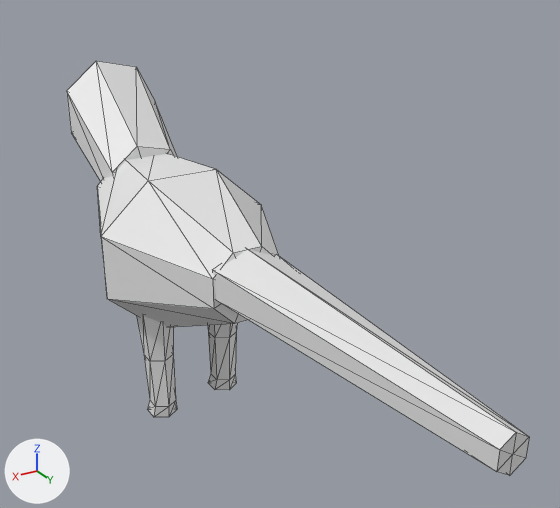
Renders of the OBJ model data/animals/arara/eat/1.obj from each side of a commit.
Before and after are seen from a 50 mm camera at (0.429, 0.984, 0.708) aimed at (-0.079, 0.137, 0.285). Every picture has the same lights, and +X, +Y and +Z are marked at lower left. The older version comes first. Mesh edges are drawn as thin lines. Where no turn or scale is listed for an object, it has been applied to the vertices.

The first picture shows 'arara_eat_1'.
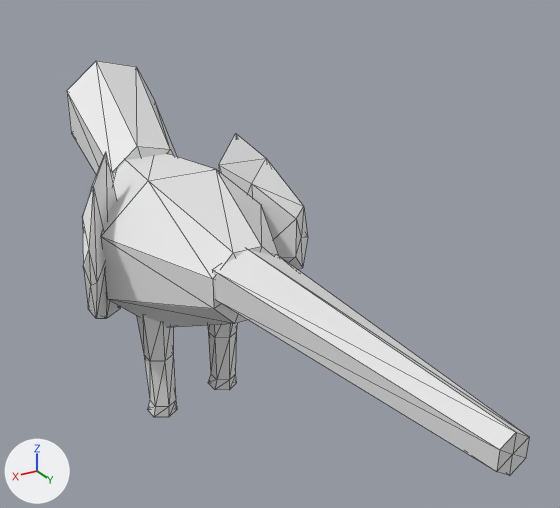
Changed parts and their boxes (x1, y1, x2, y2) in the pictures (560 x 508 px):
part 1 of me_arara_eat_1, added
    after: (219, 134, 308, 270)
part 2 of me_arara_eat_1, added
    after: (82, 152, 120, 319)

Edits to the bpy script that builds the scene:
```text
Change me_arara_eat_1:
    used by ob_arara_eat_1; location = (0.0, 0.0, 0.0)
    remove me_arara_eat_1.from_pydata(...)  # 122 vertices, 220 faces; spans x -0.127..0.127, y -0.445..0.662, z 0.0..0.497
    add me_arara_eat_1.from_pydata(...)  # 156 vertices, 280 faces; spans x -0.174..0.173, y -0.445..0.662, z 0.0..0.497
    me_arara_eat_1 part 1: a new loose piece of 17 vertices spanning x -0.174..-0.082, y -0.05..0.06, z 0.165..0.411
    me_arara_eat_1 part 2: a new loose piece of 17 vertices spanning x 0.078..0.173, y -0.051..0.06, z 0.165..0.411
```
